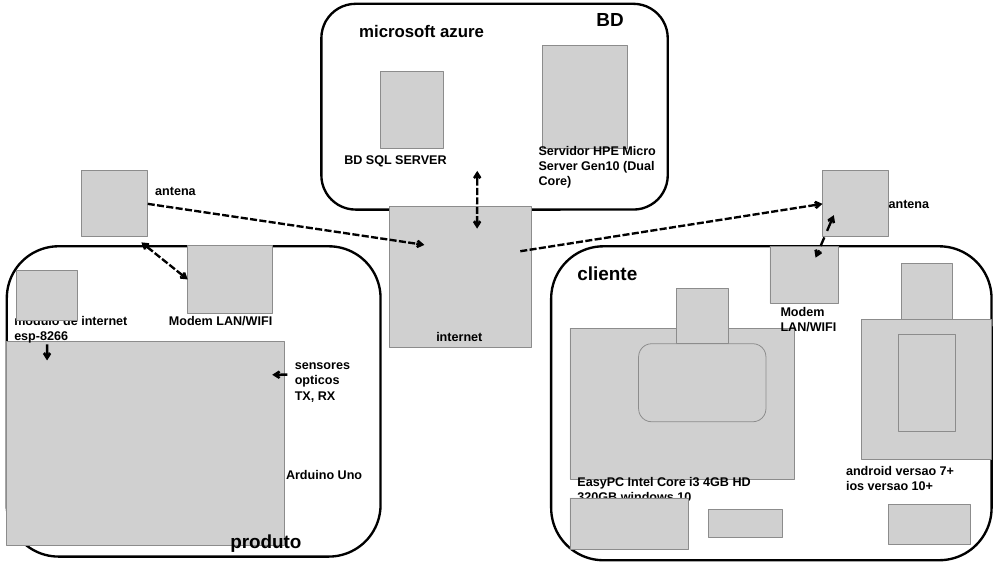
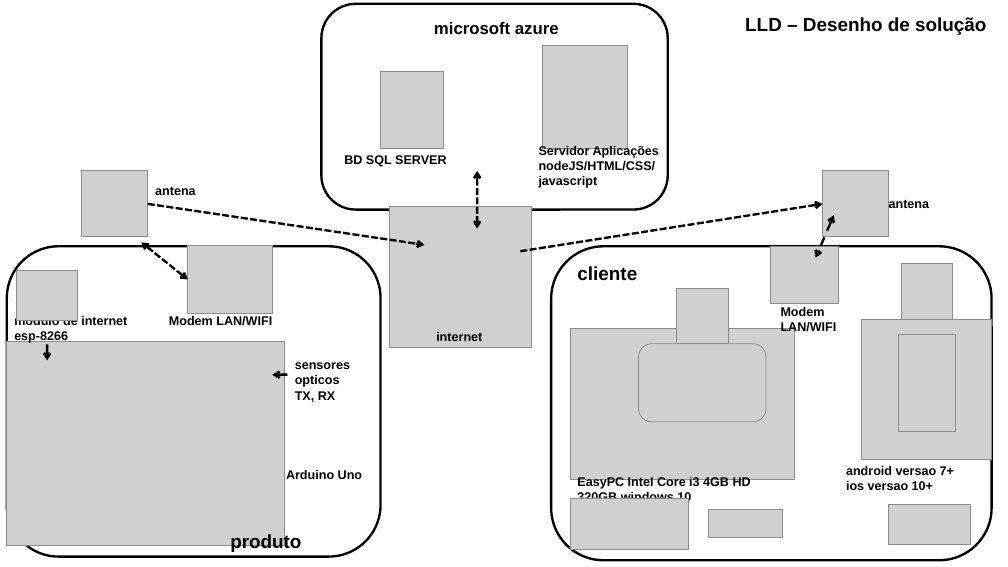
Before and after one commit to Stefany-hub/Projeto2.0, a slide deck: slide 3 of documentação/img projeto/HLE_LLD.pptx. Drawn at 1008x567 pixels with LibreOffice and Linux fonts; fonts in the diff are those of the drawing; grey boxes stand for pictures. Boxes give left, top, right and bottom in pixels: in the first picture for what was removed or moved away, otherwise in the second. Text is boxed around its words. In the diff, an @@ line names an element or a change of style, - is before the commit and + after.

```diff
--- a/documentação/img projeto/HLE_LLD.pptx
+++ b/documentação/img projeto/HLE_LLD.pptx
@@ text "microsoft azure": place and size @@
-text "microsoft azure" at (359,25,484,37)
+text "microsoft azure" at (434,22,559,34)
@@ text removed at (596,13,623,26) @@
-BD
@@ text added at (745,17,986,35), 18 pt, text #000000, bold @@
+LLD – Desenho de solução
@@ text at (539,145,659,188): text changed @@
-Servidor HPE Micro Server Gen10 (Dual Core)
+Servidor Aplicações
+nodeJS/HTML/CSS/
+javascript
```
Also in this commit, not shown: 1 slide added, 1 slide removed, 1 other file.
